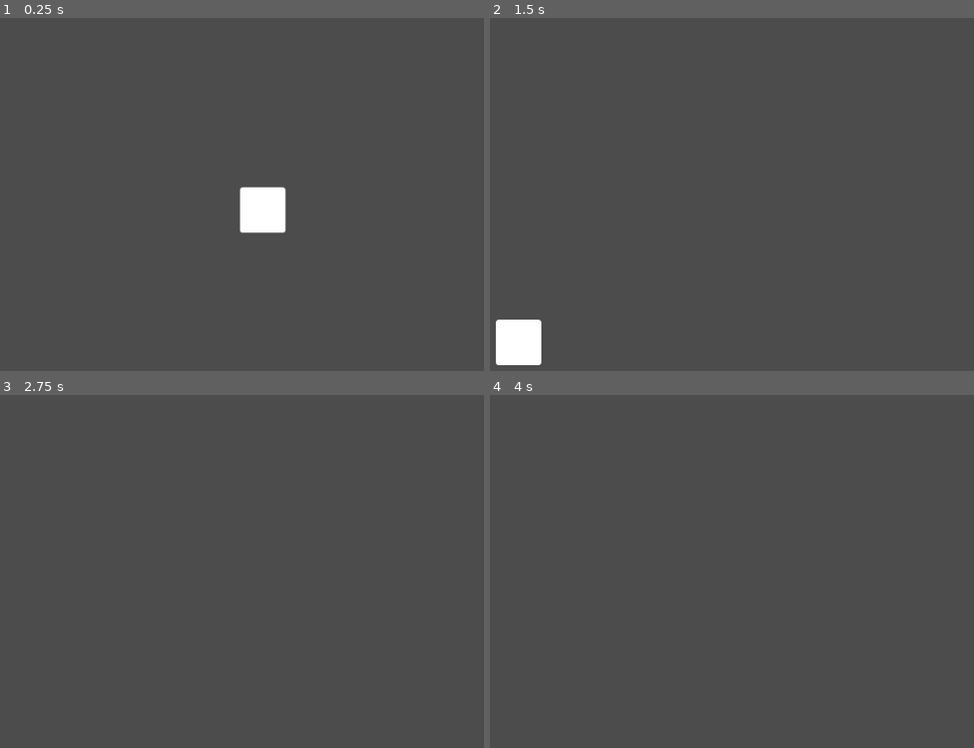
Above: before the commit, frames 1-4 (two rows, left to right).
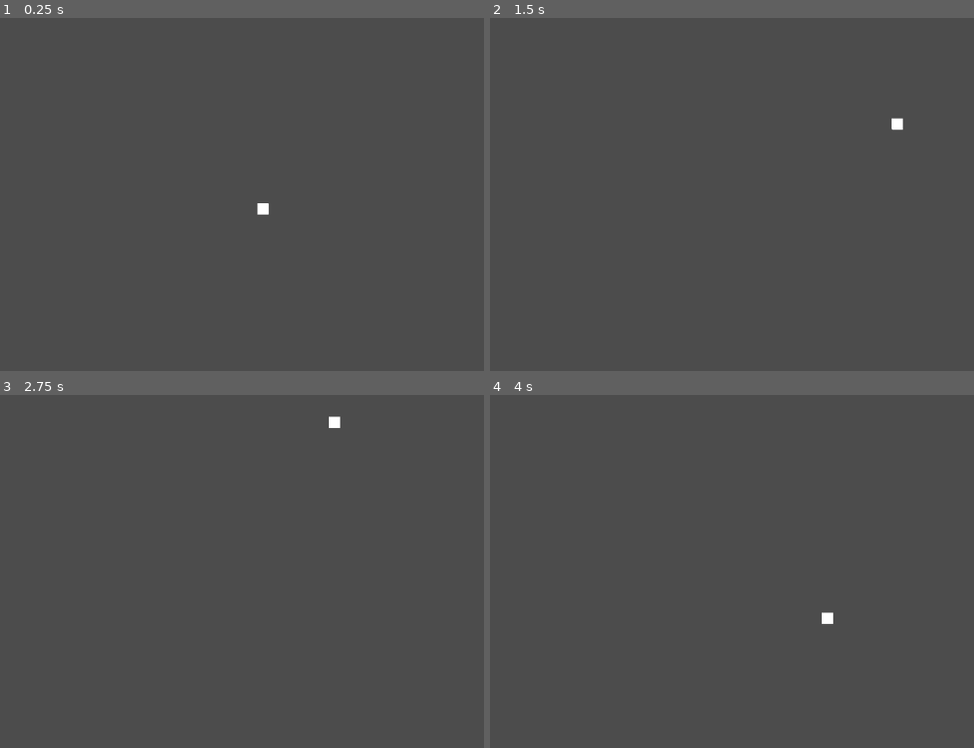
Above: after the commit, the same moments.

Repository: RoutineFreedom/Map-Navigation-Demo
Game: Godot game, scene res://Scenes/World.tscn
The game is run twice, just before and just after one commit, with the same random seed, the same clock (stepped at 60 frames per second) and the same inputs.
Inputs (mouse positions are in pixels of both pictures, inside the frame that each line leads up to):
- Up to frame 1 (0.25 s): no input
- Up to frame 2 (1.5 s): tap Enter at 0.5 s; move the mouse to (911, 123) at 0.52 s; press the mouse at (911, 123) at 0.53 s; move the mouse to (586, 169) at 1.27 s; release the mouse at (586, 169) at 1.28 s; click (586, 169) at 1.35 s
- Up to frame 3 (2.75 s): move the mouse to (329, 426) at 2.02 s; press the mouse at (329, 426) at 2.03 s
- Up to frame 4 (4 s): tap Space at 2.75 s; move the mouse to (702, 617) at 2.77 s; release the mouse at (702, 617) at 2.78 s; click (702, 617) at 2.85 s; move the mouse to (outside the picture) at 3.52 s; press the mouse at (outside the picture) at 3.53 s

The runs differ from the first frame. In frame 1, 1.2% of the frame differs, in the area x 49-60%, y 47-61%; in frame 2, 1.3%, in the area x 1-86%, y 28-99%; in frame 3, less than 0.1%; in frame 4, less than 0.1%.

Commit message:
Fixed Icon Going In Opposite Direction

Diff:
--- a/MN Demo/Scenes/PlayerIcon.tscn
+++ b/MN Demo/Scenes/PlayerIcon.tscn
@@ -7,7 +7,9 @@
 extents = Vector2( 30, 30 )
 
 [node name="PlayerIcon" type="KinematicBody2D"]
+scale = Vector2( 0.25, 0.25 )
 script = ExtResource( 2 )
+steering_damp = 10.0
 
 [node name="Sprite" type="Sprite" parent="."]
 texture = ExtResource( 1 )
@@ -18,4 +20,4 @@
 shape = SubResource( 1 )
 
 [node name="NavigationAgent2D" type="NavigationAgent2D" parent="."]
-target_desired_distance = 10.0
+target_desired_distance = 100.0
--- a/MN Demo/Scripts/PlayerIcon.gd
+++ b/MN Demo/Scripts/PlayerIcon.gd
@@ -1,6 +1,7 @@
 extends KinematicBody2D
 
 export (float) var max_speed := 500.0
+export (float) var steering_damp := 6.0
 
 onready var _agent: NavigationAgent2D = $NavigationAgent2D
 
@@ -10,19 +11,22 @@
 func _unhandled_input(event: InputEvent) -> void:
 	if event.is_action_pressed("LeftClick"):
 		_agent.set_target_location(get_global_mouse_position())
+		#print(_agent.get_nav_path())
 		_destination = event.global_position
 
 func _physics_process(delta: float) -> void:
 	if _agent.is_navigation_finished():
+		print("!!! FINISHED NAVIGATION !!!")
 		_destination = Vector2.ZERO
+		_velocity = Vector2.ZERO
 		return
 
 	if _destination != Vector2.ZERO:
-		var _direction := _destination.direction_to(_agent.get_next_location())
-		print(_direction)
+		var _direction := _destination.direction_to(_agent.get_next_location()) * -1
 		# Modify velocity for steering behaviour
 		var _desired_velocity := _direction * max_speed
-		var _steering := (_desired_velocity - _velocity) * delta * 4.0
+		var _steering := (_desired_velocity - _velocity) * delta * steering_damp
+		#print("vel: ", _velocity, " steer: ", _steering)
 		_velocity += _steering
 
 		_velocity = move_and_slide(_velocity)
